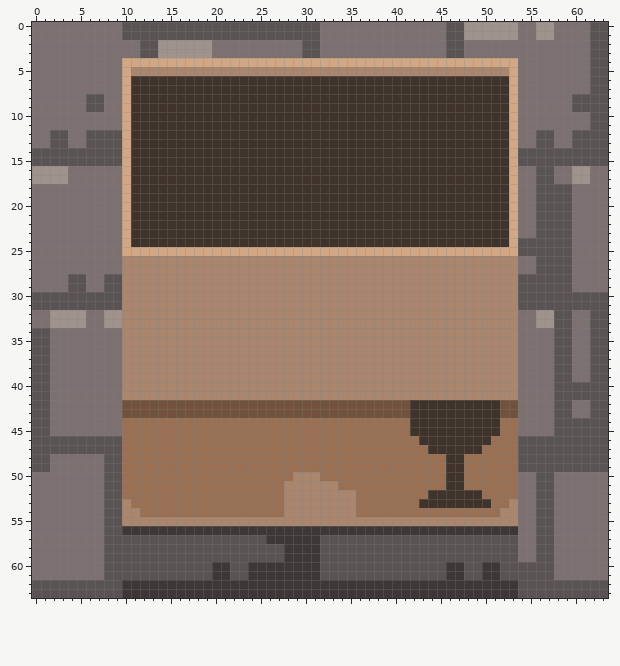
Pixel-art sprite -- russianrumble/russianrumble/resources/textures/tiles/box_open.png. Above, as it was before the edit.
The file is 64x64 pixels.
After:
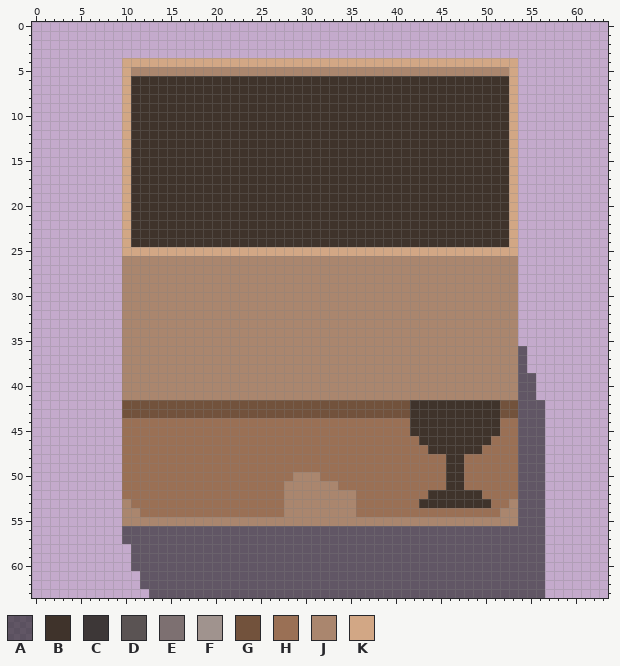
Palette (. is transparent): A #1a1a1a94  B #3f332b  C #3d3737  D #5a5353  E #7d7071  F #a0938e  G #72523c  H #9a7055  J #aa866e  K #d2a785
Message: Boxes now only open if the player is standing next to them
Difference:
Changed rows in their new state; - is an unchanged pixel.
first column x 0:
 0 ................................................................
 1 ................................................................
 2 ................................................................
 3 ................................................................
 4 ..........--------------------------------------------..........
 5 ..........--------------------------------------------..........
 6 ..........--------------------------------------------..........
 7 ..........--------------------------------------------..........
 8 ..........--------------------------------------------..........
 9 ..........--------------------------------------------..........
10 ..........--------------------------------------------..........
11 ..........--------------------------------------------..........
12 ..........--------------------------------------------..........
13 ..........--------------------------------------------..........
14 ..........--------------------------------------------..........
15 ..........--------------------------------------------..........
16 ..........--------------------------------------------..........
17 ..........--------------------------------------------..........
18 ..........--------------------------------------------..........
19 ..........--------------------------------------------..........
20 ..........--------------------------------------------..........
21 ..........--------------------------------------------..........
22 ..........--------------------------------------------..........
23 ..........--------------------------------------------..........
24 ..........--------------------------------------------..........
25 ..........--------------------------------------------..........
26 ..........--------------------------------------------..........
27 ..........--------------------------------------------..........
28 ..........--------------------------------------------..........
29 ..........--------------------------------------------..........
30 ..........--------------------------------------------..........
31 ..........--------------------------------------------..........
32 ..........--------------------------------------------..........
33 ..........--------------------------------------------..........
34 ..........--------------------------------------------..........
35 ..........--------------------------------------------..........
36 ..........--------------------------------------------A.........
37 ..........--------------------------------------------A.........
38 ..........--------------------------------------------A.........
39 ..........--------------------------------------------AA........
40 ..........--------------------------------------------AA........
41 ..........--------------------------------------------AA........
42 ..........--------------------------------------------AAA.......
43 ..........--------------------------------------------AAA.......
44 ..........--------------------------------------------AAA.......
45 ..........--------------------------------------------AAA.......
46 ..........--------------------------------------------AAA.......
47 ..........--------------------------------------------AAA.......
48 ..........--------------------------------------------AAA.......
49 ..........--------------------------------------------AAA.......
50 ..........--------------------------------------------AAA.......
51 ..........--------------------------------------------AAA.......
52 ..........--------------------------------------------AAA.......
53 ..........--------------------------------------------AAA.......
54 ..........--------------------------------------------AAA.......
55 ..........--------------------------------------------AAA.......
56 ..........AAAAAAAAAAAAAAAAAAAAAAAAAAAAAAAAAAAAAAAAAAAAAAA.......
57 ..........AAAAAAAAAAAAAAAAAAAAAAAAAAAAAAAAAAAAAAAAAAAAAAA.......
58 ...........AAAAAAAAAAAAAAAAAAAAAAAAAAAAAAAAAAAAAAAAAAAAAA.......
59 ...........AAAAAAAAAAAAAAAAAAAAAAAAAAAAAAAAAAAAAAAAAAAAAA.......
60 ...........AAAAAAAAAAAAAAAAAAAAAAAAAAAAAAAAAAAAAAAAAAAAAA.......
61 ............AAAAAAAAAAAAAAAAAAAAAAAAAAAAAAAAAAAAAAAAAAAAA.......
62 ............AAAAAAAAAAAAAAAAAAAAAAAAAAAAAAAAAAAAAAAAAAAAA.......
63 .............AAAAAAAAAAAAAAAAAAAAAAAAAAAAAAAAAAAAAAAAAAAA.......
Pixel boxes of the changes (left, top, right, bottom) in both pictures:
changed: (32, 22, 608, 598)
